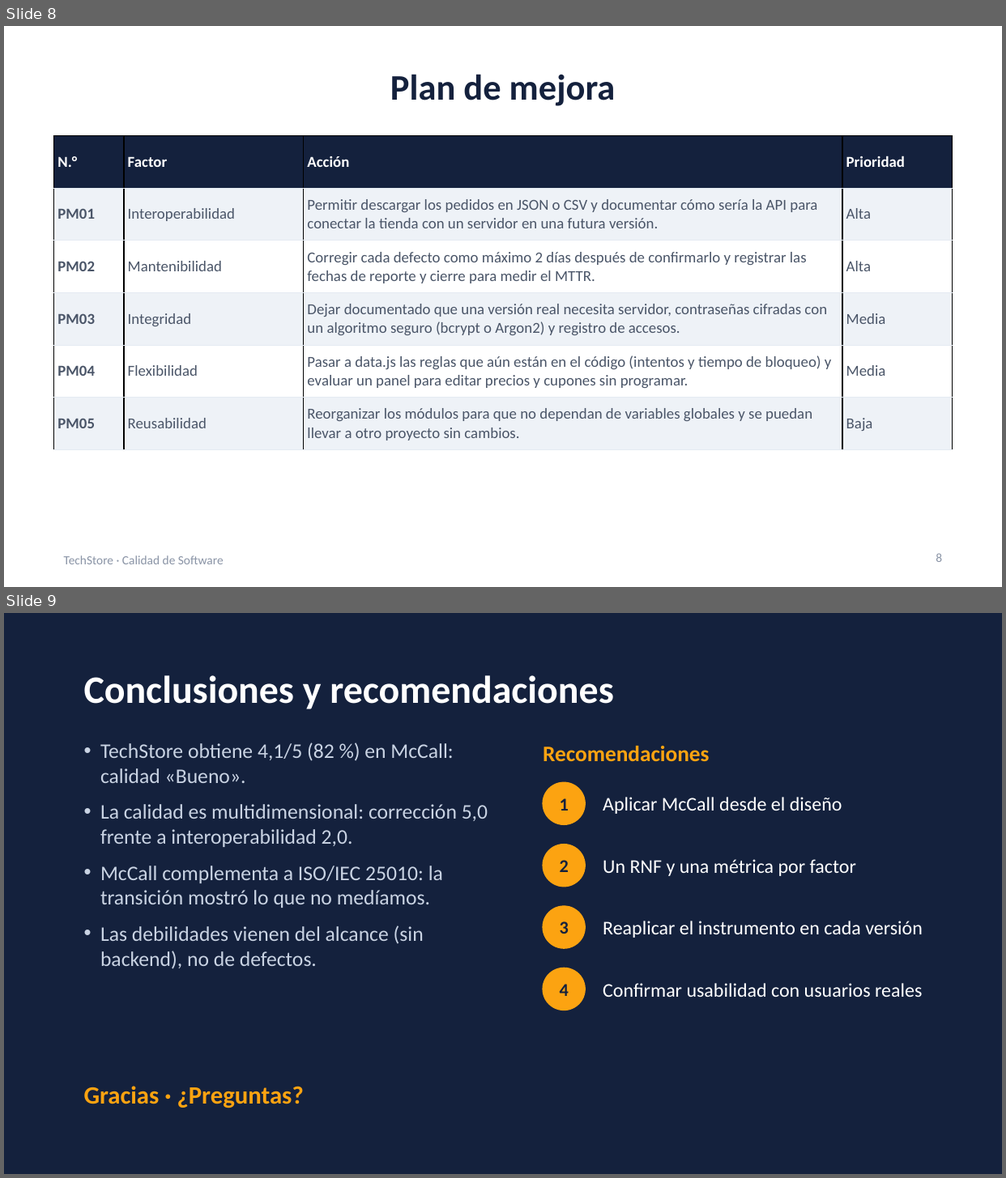
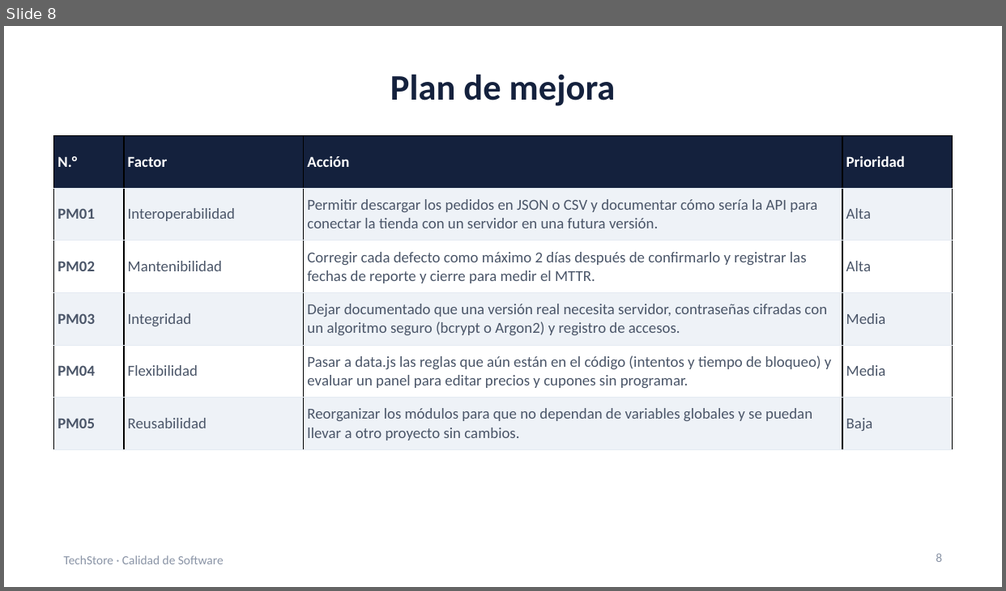
Before and after one commit to diegoaaron/calidadProyecto, a slide deck: docs/semana_11/Evaluacion_McCall.pptx. Shown one above the other, each under a label of ours: slides 8 and 9 before the commit, slide 8 after it. The pictures are 1006x1178 and 1006x591 pixels, drawn with LibreOffice and Linux fonts; fonts in the diff are those of the drawing. Boxes give left, top, right and bottom in pixels: in the first picture for what was removed or moved away, otherwise in the second. Text is boxed around its words. In the diff, an @@ line names an element or a change of style, - is before the commit and + after.

```diff
--- a/docs/semana_11/Evaluacion_McCall.pptx
+++ b/docs/semana_11/Evaluacion_McCall.pptx
@@ slide 9 removed at bbox=[4, 613, 1002, 1174], background #14213D @@
@@ text removed at bbox=[84, 675, 613, 709] @@
-Conclusiones y recomendaciones
@@ text removed at bbox=[100, 743, 488, 969] @@
-• TechStore obtiene 4,1/5 (82 %) en McCall: calidad «Bueno».
-• La calidad es multidimensional: corrección 5,0 frente a interoperabilidad 2,0.
-• McCall complementa a ISO/IEC 25010: la transición mostró lo que no medíamos.
-• Las debilidades vienen del alcance (sin backend), no de defectos.
@@ text removed at bbox=[543, 745, 709, 762] @@
-Recomendaciones
@@ ellipse removed at bbox=[543, 782, 585, 824] @@
@@ text removed at bbox=[560, 798, 569, 811] @@
-1
@@ text removed at bbox=[603, 797, 842, 814] @@
-Aplicar McCall desde el diseño
@@ ellipse removed at bbox=[543, 845, 585, 887] @@
@@ text removed at bbox=[560, 860, 569, 872] @@
-2
@@ text removed at bbox=[603, 859, 856, 876] @@
-Un RNF y una métrica por factor
@@ ellipse removed at bbox=[543, 906, 585, 948] @@
@@ text removed at bbox=[560, 922, 569, 934] @@
-3
@@ text removed at bbox=[603, 921, 923, 938] @@
-Reaplicar el instrumento en cada versión
@@ ellipse removed at bbox=[543, 969, 585, 1010] @@
@@ text removed at bbox=[560, 984, 569, 996] @@
-4
@@ text removed at bbox=[603, 983, 922, 997] @@
-Confirmar usabilidad con usuarios reales
@@ text removed at bbox=[84, 1086, 304, 1109] @@
-Gracias · ¿Preguntas?
```
Also in this commit, not shown: 1 slide added.
